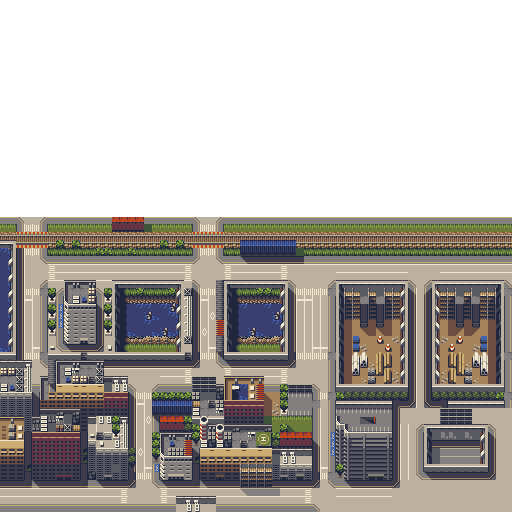
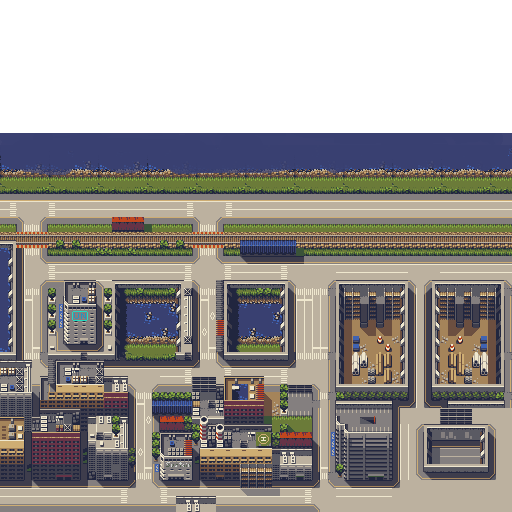
Layer changes from the first 512x512 image to the second:
removed layer "modified gallet" over (40, 280, 191, 468)
added layer "adapted gallet_city" over (0, 133, 512, 468)
